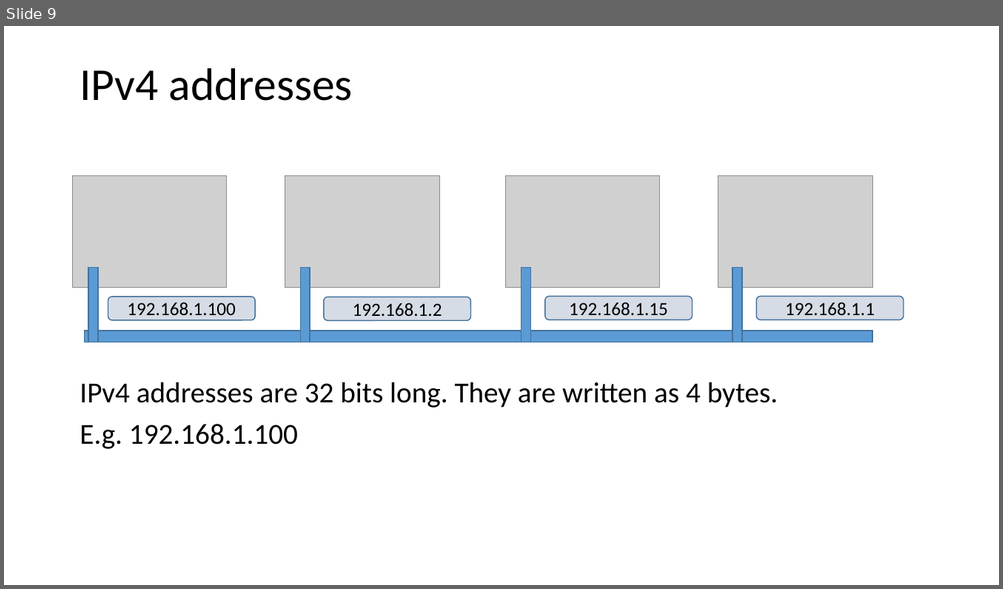
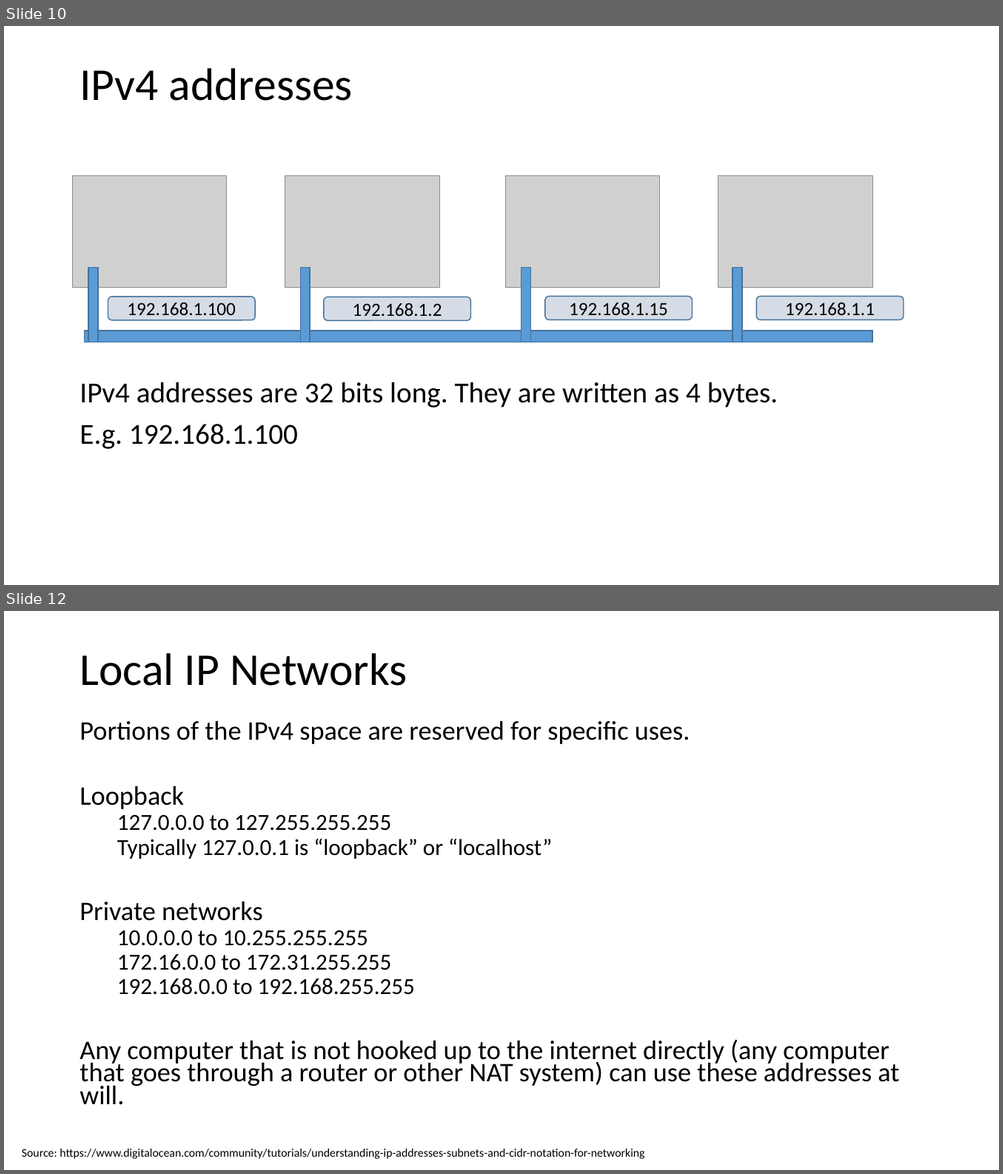
Before and after one commit to codesmurf/st3its3_teaching, a slide deck: 07 Networks/Networks.pptx. Shown one above the other, each under a label of ours: slide 9 before the commit, slides 10 and 12 after it; the slides between them are not shown. The pictures are 1003x589 and 1003x1174 pixels, drawn with LibreOffice and Linux fonts; fonts in the diff are those of the drawing; grey boxes stand for pictures. Boxes give left, top, right and bottom in pixels: in the first picture for what was removed or moved away, otherwise in the second. Text is boxed around its words. In the diff, an @@ line names an element or a change of style, - is before the commit and + after.

```diff
--- a/07 Networks/Networks.pptx
+++ b/07 Networks/Networks.pptx
@@ slide 12 added at (4,611,999,1170), background #FFFFFF @@
@@ title added at (79,653,407,686), 44 pt, text #000000 @@
+Local IP Networks
@@ text added at (79,721,899,1105), 25.9 pt, text #000000 @@
+Portions of the IPv4 space are reserved for specific uses.
+Loopback
+  127.0.0.0 to 127.255.255.255
+  Typically 127.0.0.1 is “loopback” or “localhost”
+Private networks
+  10.0.0.0 to 10.255.255.255
+  172.16.0.0 to 172.31.255.255
+  192.168.0.0 to 192.168.255.255
+Any computer that is not hooked up to the internet directly (any computer that goes through a router or other NAT system) can use these addresses at will.
@@ text added at (22,1149,644,1159), 11.2 pt, text #000000 @@
+Source: https://www.digitalocean.com/community/tutorials/understanding-ip-addresses-subnets-and-cidr-notation-for-networking
@@ what was slide 9 is now slide 10 @@
```
Also in this commit, not shown: 2 slides changed, 16 other slides added, 2 slides removed.
